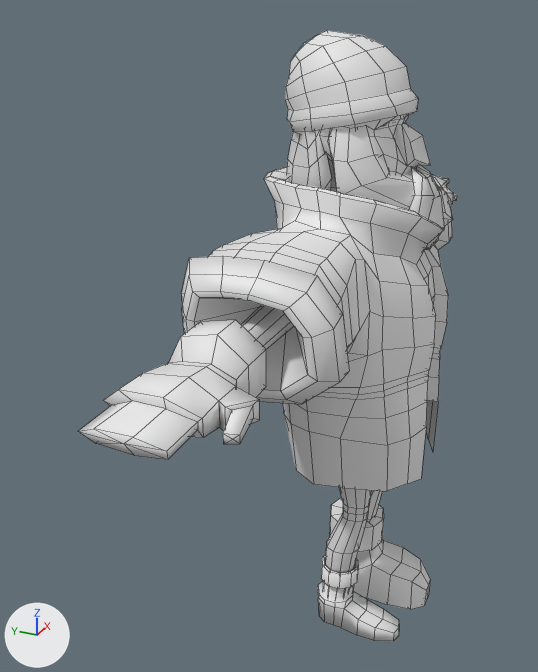
An edit to the FBX model GlobalGameJam2019/Assets/3D/Meshes/Hobo_Hans.fbx, drawn before and after from the same camera.
Before and after are seen from a 50 mm camera at (-17.86, -5.6, 17.67) aimed at (-0.68, 2.13, 9.08). The axes (+X, +Y, +Z) are drawn at lower left. The lights are the same throughout. Mesh edges are drawn as thin lines.
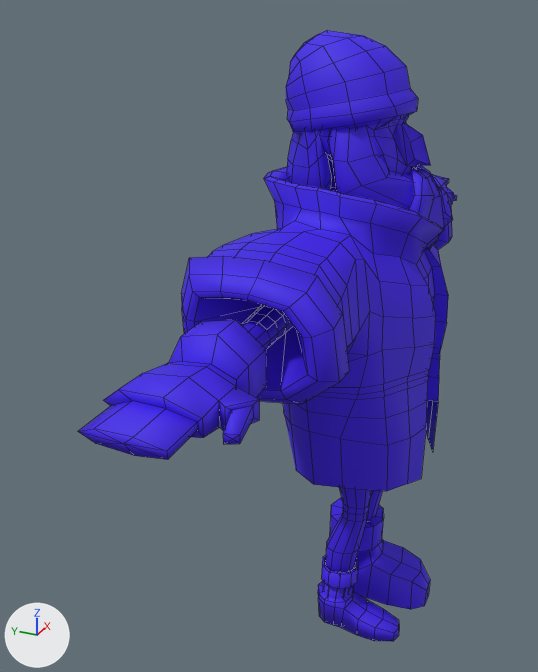
Changed parts and their boxes (x1, y1, x2, y2) in the pictures (538 x 672 px; the box of a moved part takes in the faces that stretch with it):
part 1 of me_plane_003, moved or reshaped: (286, 150, 337, 188) in both
part 2 of me_plane_003, built on: (241, 305, 293, 349) in both
part 3 of me_plane_003, built on: (318, 581, 353, 603) in both
part 4 of me_plane_003, recoloured (grey to blue): (78, 30, 457, 642) in both

Edits to the bpy script that builds the scene:
```text
Add mat_hobomaterial:
    mat_hobomaterial = principled_material('HoboMaterial')
    mat_hobomaterial.base_color = (0.0467, 0.00867, 0.8)  # blue #3d17e7
    mat_hobomaterial.roughness = 0.69
Change me_plane_003:
    used by ob_plane_001; location = (0.0, 0.0, 0.0)
    remove me_plane_003.from_pydata(...)  # 1438 vertices, 1372 faces; spans x -9.9..10.0, y -2.7..2.5, z 0.0..16.9
    add me_plane_003.from_pydata(...)  # 1467 vertices, 1420 faces; spans x -9.9..10.0, y -2.7..2.5, z 0.0..16.9
    me_plane_003 part 1
    24 faces are deleted
    4 vertices move within x -1.0..1.1, y 0.3, z 14.1
    24 new faces join them
    me_plane_003 part 2
    10 faces are deleted
    24 vertices are added at x -5.2..-4.4, y 0.0..0.8, z 10.9..11.7
    6 new vertices lie (0.4, 0.0, 0.0) away from vertices in x -5.2..-4.9, y 0.1..0.8, z 10.9..11.5
    40 new faces join them
    me_plane_003 part 3
    3 vertices are removed from x -1.0..-0.9, y -1.8..-0.7, z 0.0
    8 faces are deleted
    2 vertices are added at (-0.9, -0.2, 1.0), (-0.9, -0.8, 0.0)
    26 new faces join them
    me_plane_003 part 4: 1330 faces spanning x -9.9..10.0, y -2.7..2.5, z 0.0..16.9 switch from no material to mat_hobomaterial (blue #3d17e7)
```
